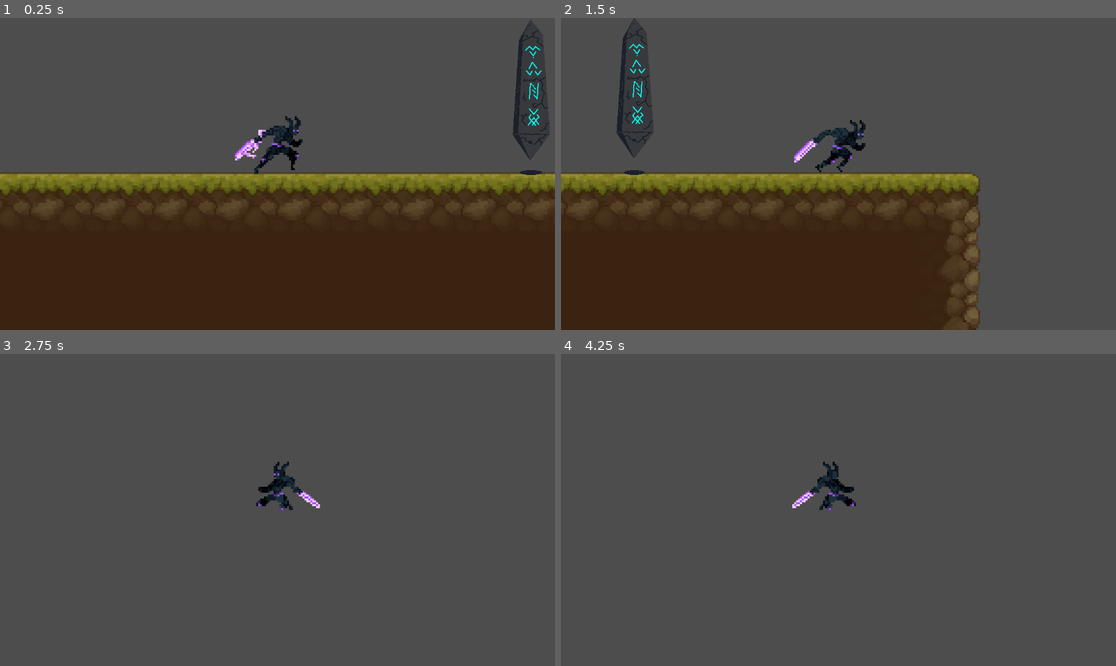
Above: before the commit, frames 1-4 (two rows, left to right).
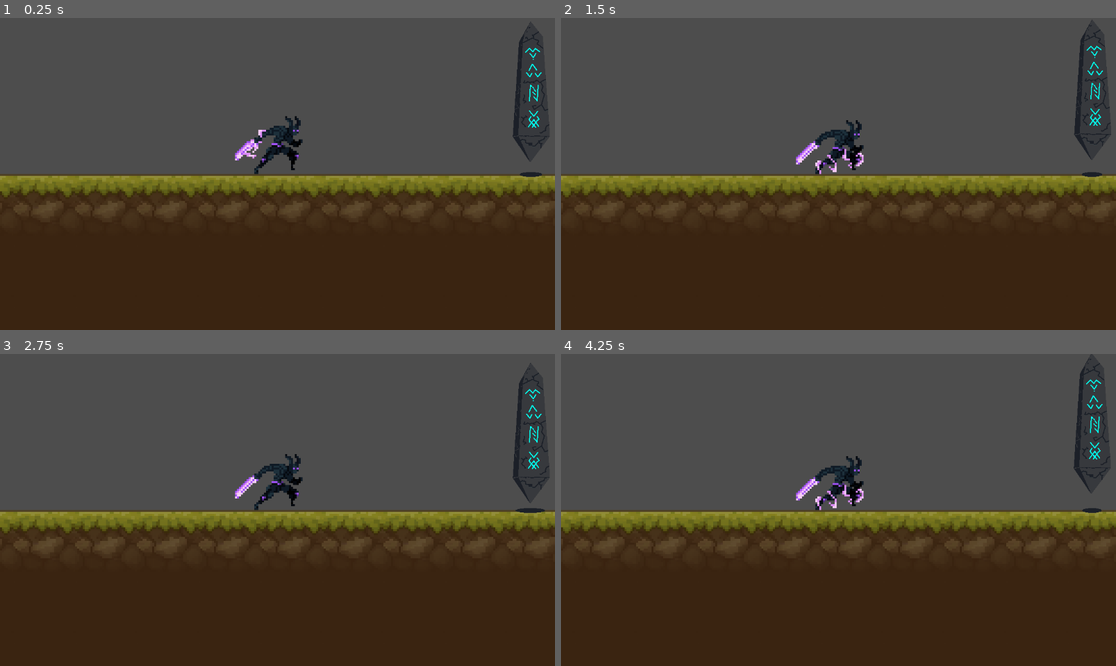
Above: after the commit, the same moments.

Repository: Kobe300/orion-s-odyssey
Game: Godot game, scene res://scenes/game.tscn
Two runs of this game, one before a commit and one after it. Both use one fixed random seed, a clock stepped at 60 frames per second and the inputs below.
Inputs:
- Up to frame 1 (0.25 s): no input
- Up to frame 2 (1.5 s): hold Right (walk_right) from 0.53 s (still down); tap Z (attack_1) at 0.6 s; tap Up (jump) at 0.77, 0.8, 1.07, 1.35 s
- Up to frame 3 (2.75 s): tap Up (jump) at 1.52, 1.82, 2.3 s; tap Z (attack_1) at 1.55, 2.1 s; release Right (walk_right) at 2.03 s; hold Left (walk_left) from 2.03 s (still down)
- Up to frame 4 (4.25 s): release Left (walk_left) at 2.78 s; hold Right (walk_right) from 2.78 s (still down); tap Z (attack_1) at 2.85 s; tap Up (jump) at 3.02, 3.32, 3.6, 3.77, 4.07 s

The runs differ from the first frame. In frame 1, 2.4% of the frame differs, in the area x 0-100%, y 0-63%; in frame 2, 18%; in frame 3, 51%; in frame 4, 52%, in the area x 0-100%, y 0-100%.
Error after the commit: Attempt to call function 'process_physics' in base 'null instance' on a null instance. (res://scripts/player/player.gd:15)

Commit message:
player statemachine test

Diff:
--- a/fight-right-game/scenes/player.tscn
+++ b/fight-right-game/scenes/player.tscn
@@ -1,7 +1,9 @@
-[gd_scene load_steps=38 format=3 uid="uid://cunfbj54yyhib"]
-
-[ext_resource type="Script" path="res://scripts/player/player_health.gd" id="1_khwak"]
+[gd_scene load_steps=40 format=3 uid="uid://cunfbj54yyhib"]
+
+[ext_resource type="Script" path="res://scripts/player/player.gd" id="1_2h6oh"]
 [ext_resource type="Texture2D" uid="uid://chhnwjogxpcx1" path="res://assets/characters/NightBorne/NightBorne.png" id="1_thv4f"]
+[ext_resource type="Script" path="res://scripts/state_Machine/state_machine.gd" id="3_ycxh5"]
+[ext_resource type="Script" path="res://scripts/player/state/player_idle.gd" id="4_lywk6"]
 
 [sub_resource type="AtlasTexture" id="AtlasTexture_oneio"]
 atlas = ExtResource("1_thv4f")
@@ -267,14 +269,32 @@
 
 [node name="Player" type="CharacterBody2D"]
 collision_layer = 2
-script = ExtResource("1_khwak")
-
-[node name="PlayerAnimatedSprite2D" type="AnimatedSprite2D" parent="."]
+script = ExtResource("1_2h6oh")
+
+[node name="playerAnimations" type="AnimatedSprite2D" parent="."]
 position = Vector2(-1, -24)
 sprite_frames = SubResource("SpriteFrames_uysvw")
-animation = &"jump"
+animation = &"falling"
 autoplay = "idle"
 
 [node name="CollisionShape2D" type="CollisionShape2D" parent="."]
 position = Vector2(0, -13)
 shape = SubResource("CircleShape2D_1qkxh")
+
+[node name="State Machine" type="Node2D" parent="."]
+script = ExtResource("3_ycxh5")
+
+[node name="Idle" type="Node2D" parent="State Machine"]
+script = ExtResource("4_lywk6")
+
+[node name="Move" type="Node2D" parent="State Machine"]
+
+[node name="Attack" type="Node2D" parent="State Machine"]
+
+[node name="Jump" type="Node2D" parent="State Machine"]
+
+[node name="Fall" type="Node2D" parent="State Machine"]
+
+[node name="Player Manager" type="Node2D" parent="."]
+
+[node name="Health" type="Node2D" parent="Player Manager"]
--- a/fight-right-game/scripts/player/player.gd
+++ b/fight-right-game/scripts/player/player.gd
@@ -1,56 +1,18 @@
+class_name Player
 extends CharacterBody2D
 
 
-const WALKSPEED = 100.0
-const SPRINTSPPED = 250.0
-const JUMP_VELOCITY = -300.0
+@onready var animations = $animations #getnode("animations")
+@onready var state_machine = $state_machine #getnode("state_machine")
 
+func ready() -> void:
+	state_machine.init(self)  #Initialize the statemachine
 
-# Get the gravity from the project settings to be synced with RigidBody nodes.
-var gravity = ProjectSettings.get_setting("physics/2d/default_gravity")
+func _unhandled_input(event: InputEvent) -> void:
+	state_machine.process_input(event)
 
-#Decalare the player Sprite
-@onready var player_sprite = $PlayerAnimatedSprite2D
+func _physics_process(delta: float) -> void:
+	state_machine.process_physics(delta)
 
-func _physics_process(delta):
-	# Add the gravity.
-	if not is_on_floor():
-		velocity.y += gravity * delta
-
-	# Handle jump.
-	if Input.is_action_just_pressed("jump") and is_on_floor():
-		player_sprite.play("jump")
-		velocity.y = JUMP_VELOCITY
-
-	# Handle attack.
-	if Input.is_action_just_pressed("attack_1") and is_on_floor():
-		player_sprite.play("attack_1")
-
-
-	# Get the input direction and handle the movement/deceleration -1, 0, 1.
-	var direction = Input.get_axis("walk_left", "walk_right")
-
-	#Flip Sprite
-	if direction > 0:
-		player_sprite.flip_h = false
-	elif direction < 0:
-		player_sprite.flip_h = true
-
-
-	#Play Animations
-	if is_on_floor():
-		if direction == 0:
-			player_sprite.play("idle")
-		else:
-			player_sprite.play("run")
-	else:
-		player_sprite.play("falling")
-
-
-
-	if direction:
-		velocity.x = direction * SPRINTSPPED
-	else:
-		velocity.x = move_toward(velocity.x, 0, SPRINTSPPED)
-
-	move_and_slide()
+func _process_input(delta: float) -> void:
+	state_machine.process_frame(delta)
--- /dev/null
+++ b/fight-right-game/scripts/player/player_test.gd
@@ -0,0 +1,56 @@
+extends CharacterBody2D
+
+
+const WALKSPEED = 100.0
+const SPRINTSPPED = 250.0
+const JUMP_VELOCITY = -300.0
+
+
+# Get the gravity from the project settings to be synced with RigidBody nodes.
+var gravity = ProjectSettings.get_setting("physics/2d/default_gravity")
+
+#Decalare the player Sprite
+@onready var player_sprite = $PlayerAnimatedSprite2D
+
+func _physics_process(delta):
+	# Add the gravity.
+	if not is_on_floor():
+		velocity.y += gravity * delta
+
+	# Handle jump.
+	if Input.is_action_just_pressed("jump") and is_on_floor():
+		player_sprite.play("jump")
+		velocity.y = JUMP_VELOCITY
+
+	# Handle attack.
+	if Input.is_action_just_pressed("attack_1") and is_on_floor():
+		player_sprite.play("attack_1")
+
+
+	# Get the input direction and handle the movement/deceleration -1, 0, 1.
+	var direction = Input.get_axis("walk_left", "walk_right")
+
+	#Flip Sprite
+	if direction > 0:
+		player_sprite.flip_h = false
+	elif direction < 0:
+		player_sprite.flip_h = true
+
+
+	#Play Animations
+	if is_on_floor():
+		if direction == 0:
+			player_sprite.play("idle")
+		else:
+			player_sprite.play("run")
+	else:
+		player_sprite.play("falling")
+
+
+
+	if direction:
+		velocity.x = direction * SPRINTSPPED
+	else:
+		velocity.x = move_toward(velocity.x, 0, SPRINTSPPED)
+
+	move_and_slide()
--- /dev/null
+++ b/fight-right-game/scripts/player/state/player_attack.gd
@@ -0,0 +1,23 @@
+extends State
+
+# Called to receives events from the `_unhandled_input()` callback.
+func handle_input(_event: InputEvent) -> void:
+	pass
+
+
+func _update(delta: float):
+	pass
+
+
+func _physicsUpdate(delta: float):
+	pass
+
+
+# Called when the node enters a state.
+func _enter(_msg := {}):
+	pass # Replace with function body.
+
+
+# Called when the node exit a state.
+func _exit():
+	pass
--- /dev/null
+++ b/fight-right-game/scripts/player/state/player_fall.gd
@@ -0,0 +1,23 @@
+extends State
+
+# Called to receives events from the `_unhandled_input()` callback.
+func handle_input(_event: InputEvent) -> void:
+	pass
+
+
+func _update(delta: float):
+	pass
+
+
+func _physicsUpdate(delta: float):
+	pass
+
+
+# Called when the node enters a state.
+func _enter(_msg := {}):
+	pass # Replace with function body.
+
+
+# Called when the node exit a state.
+func _exit():
+	pass
--- /dev/null
+++ b/fight-right-game/scripts/player/state/player_idle.gd
@@ -0,0 +1,30 @@
+extends State
+
+@export var fall_state: State
+@export var jump_state: State
+@export var move_state: State
+
+
+# Called when the node enters a state.
+func enter() -> void:
+	super()
+	parent.velocity.x = 0
+
+
+# Called to receives events from the `_unhandled_input()` callback.
+func handle_input(_event: InputEvent) -> void:
+	pass
+
+
+func update(delta: float):
+	pass
+
+
+
+func _physicsUpdate(delta: float):
+	pass
+
+
+# Called when the node exit a state.
+func exit():
+	pass
--- /dev/null
+++ b/fight-right-game/scripts/player/state/player_jump.gd
@@ -0,0 +1,23 @@
+extends State
+
+# Called to receives events from the `_unhandled_input()` callback.
+func handle_input(_event: InputEvent) -> void:
+	pass
+
+
+func _update(delta: float):
+	pass
+
+
+func _physicsUpdate(delta: float):
+	pass
+
+
+# Called when the node enters a state.
+func _enter(_msg := {}):
+	pass # Replace with function body.
+
+
+# Called when the node exit a state.
+func _exit():
+	pass
--- /dev/null
+++ b/fight-right-game/scripts/player/state/player_move.gd
@@ -0,0 +1,23 @@
+extends State
+
+# Called to receives events from the `_unhandled_input()` callback.
+func handle_input(_event: InputEvent) -> void:
+	pass
+
+
+func _update(delta: float):
+	pass
+
+
+func _physicsUpdate(delta: float):
+	pass
+
+
+# Called when the node enters a state.
+func _enter(_msg := {}):
+	pass # Replace with function body.
+
+
+# Called when the node exit a state.
+func _exit():
+	pass
--- /dev/null
+++ b/fight-right-game/scripts/state.gd
@@ -0,0 +1,41 @@
+class_name State
+extends Node
+
+@export var animation_name: String
+@export var MOVESPEED:  float = 100
+		#const SPRINTSPPED = 250.0
+		#const JUMP_VELOCITY = -300.0
+
+# Get the gravity from the project settings to be synced with RigidBody nodes.
+var gravity = ProjectSettings.get_setting("physics/2d/default_gravity")
+
+# Hold a reference to the parent so that it can be controlled by the state
+var parent: Player
+
+# Called to receives events from the `_unhandled_input()` callback.
+func handle_input(_event: InputEvent) -> void:
+	pass
+
+
+# Called when the node enters a state.
+func enter() -> void:
+	parent.playerAnimations.play(animation_name)
+
+
+# Called when the node exit a state.
+func exit() -> void:
+	pass
+
+
+# Corrisponds with the _process() in "state_machine" script
+func process_input(event: InputEvent) -> State:
+	return null
+
+
+# Corrisponds with the _physics_process() in "state_machine" script
+func process_frame(delta: float) -> State:
+	return null
+
+# Corrisponds with the _physics_process() in "state_machine" script
+func process_physics(delta: float) -> State:
+	return null
--- a/fight-right-game/scripts/state/state.gd
+++ /dev/null
@@ -1,18 +0,0 @@
-extends Node
-
-
-# Called when the node enters a state.
-func _enter():
-	pass # Replace with function body.
-
-
-# Called when the node exit a state.
-func _exit(delta):
-	pass
-
-
-func _update():
-	pass
-
-func _physicsUpdate(delta):
-pass
--- /dev/null
+++ b/fight-right-game/scripts/state_Machine/state_machine.gd
@@ -0,0 +1,40 @@
+#class_name StateMachine
+extends Node
+
+@export var initial_state : State # Path to the initial active state. We export it to be able to pick the initial state in the inspector.
+
+var current_state: State # The current active state. At the start of the game, we get the `initial_state`.
+
+
+func init(parent: Player) -> void:
+	for child in get_children():
+		child.parent = parent
+
+	#Initialize to the default state
+	change_state(initial_state)
+
+#Change State
+func change_state(new_state: State) -> void:
+	if current_state:
+		current_state.exit()
+
+	current_state = new_state
+	current_state.enter()
+
+
+func process_physics(delta: float) -> void:
+	var new_state = current_state.process_physics(delta)
+	if new_state:
+		change_state(new_state)
+
+
+func process_input(event: InputEvent) -> void:
+	var new_state = current_state.process_input(event)
+	if new_state:
+		change_state(new_state)
+
+
+func process_frame(delta: float) -> void:
+	var new_state = current_state.process_frame(delta)
+	if new_state:
+		change_state(new_state)
